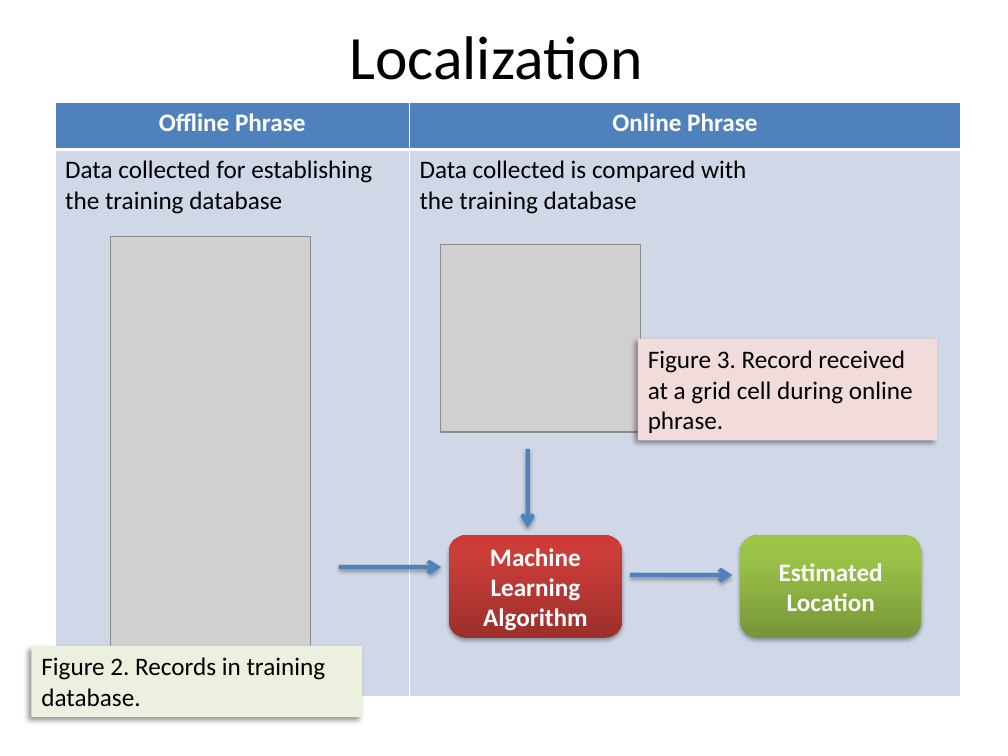
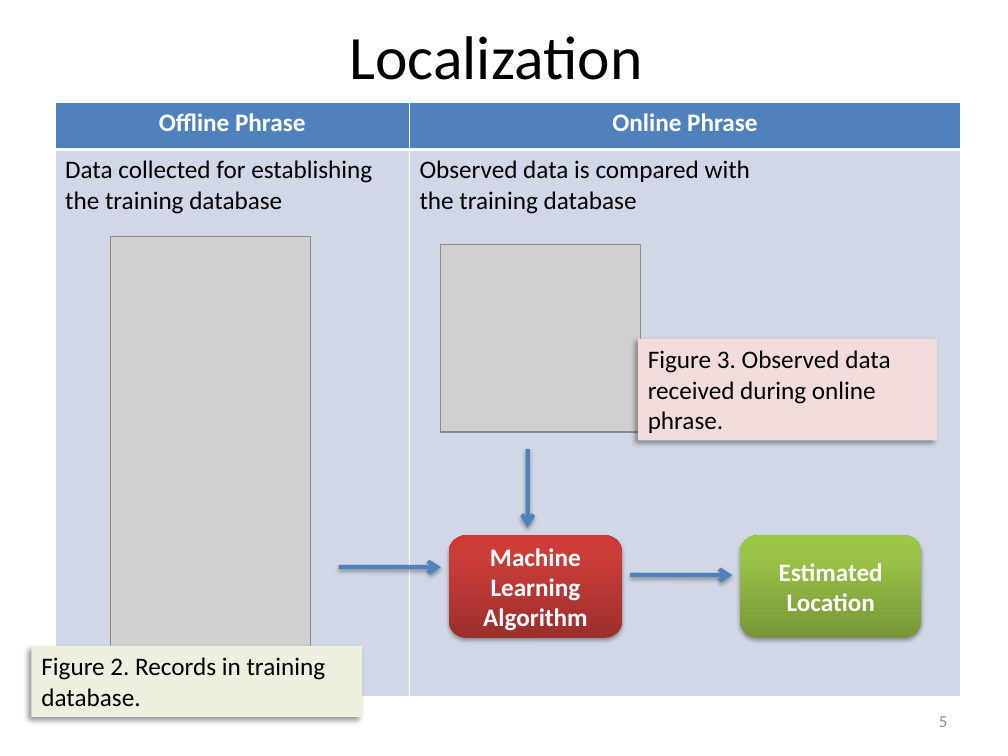
Before and after one commit to venkinarla/qya2, a slide deck: slide 5 of Final Year Porject (QYA2).pptx. Drawn at 1008x756 pixels with LibreOffice and Linux fonts; fonts in the diff are those of the drawing; grey boxes stand for pictures. Boxes give left, top, right and bottom in pixels: in the first picture for what was removed or moved away, otherwise in the second. Text is boxed around its words. In the diff, an @@ line names an element or a change of style, - is before the commit and + after.

```diff
--- a/Final Year Porject (QYA2).pptx
+++ b/Final Year Porject (QYA2).pptx
@@ table at (x1=55, y1=103, x2=962, y2=698) @@
-row 2, column 2: Data collected is compared with / the training database
+row 2, column 2: Observed data is compared with / the training database
@@ text in rectangle at (x1=648, y1=350, x2=890, y2=433): text changed @@
-Figure 3. Record received at a grid cell during online phrase.
+Figure 3. Observed data received during online phrase.
@@ page number added at (x1=939, y1=716, x2=947, y2=727), 12 pt, text #8C8C8C @@
+5
```
Also in this commit, not shown: 7 other slides changed, 5 slides added, 1 other file.
